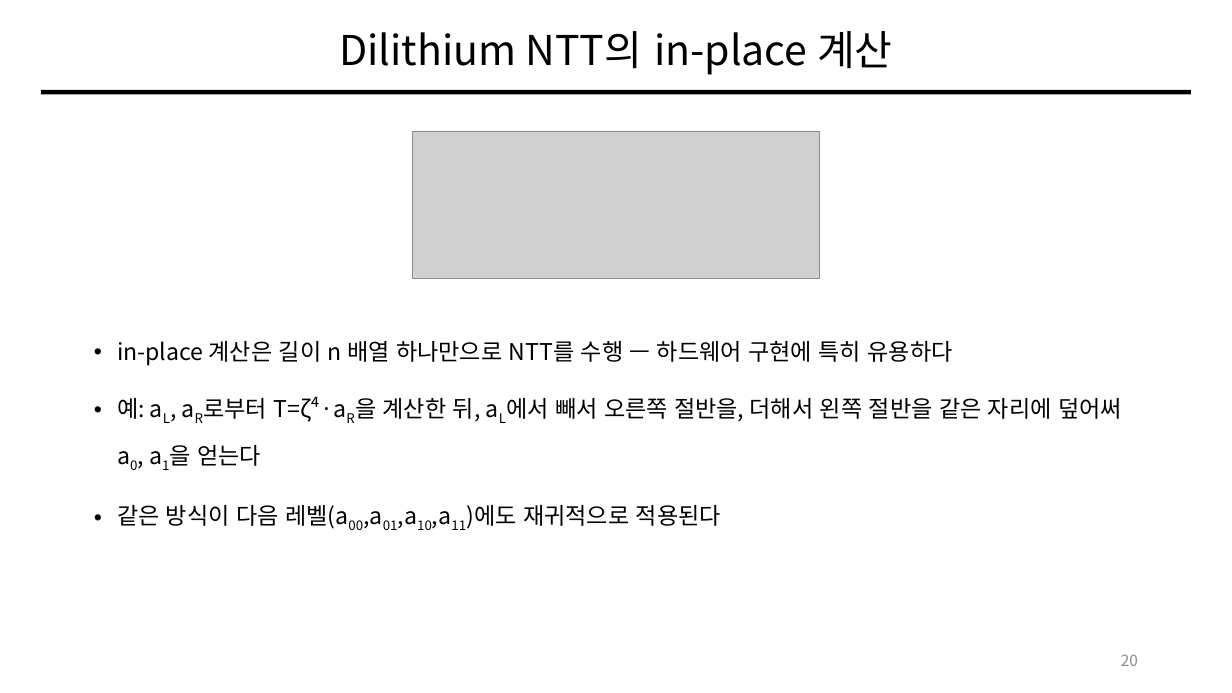
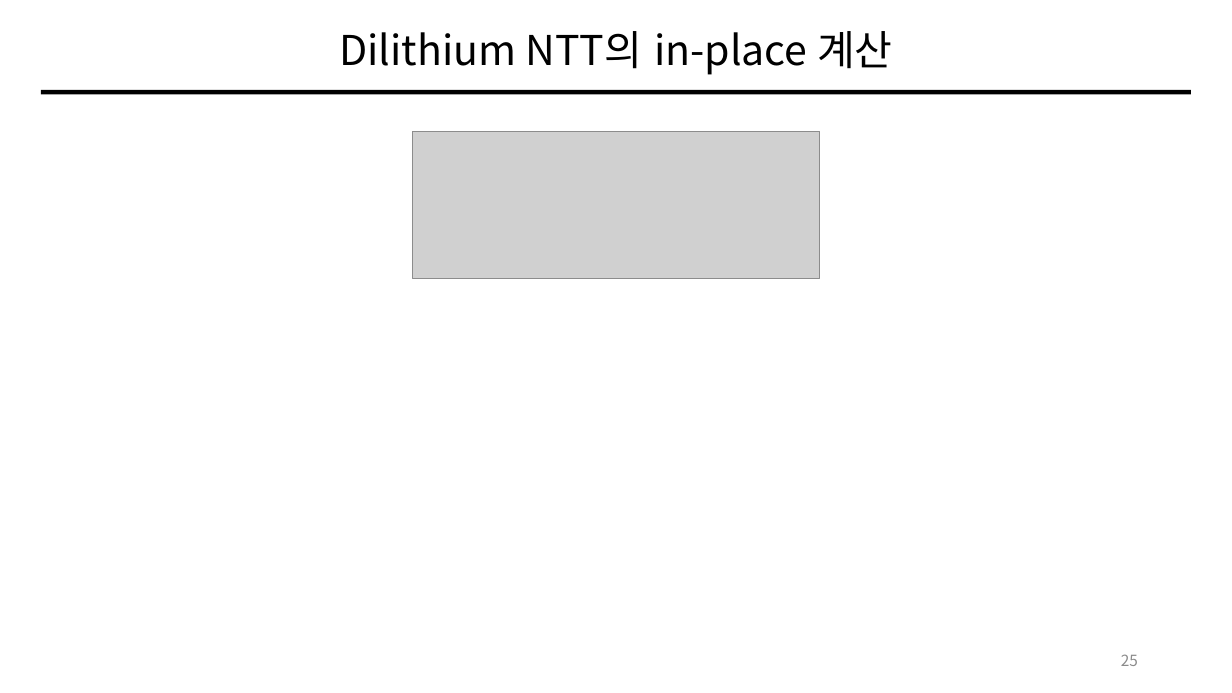
Before and after one commit to giyuubin/PQC, a slide deck: slide 25 of presentation/0828_13_Number-Theoretic-Transform.pptx (slide 20 before the commit). Drawn at 1232x693 pixels with LibreOffice and Linux fonts; fonts in the diff are those of the drawing; grey boxes stand for pictures. Boxes give left, top, right and bottom in pixels: in the first picture for what was removed or moved away, otherwise in the second. Text is boxed around its words. In the diff, an @@ line names an element or a change of style, - is before the commit and + after.

```diff
--- a/presentation/0828_13_Number-Theoretic-Transform.pptx
+++ b/presentation/0828_13_Number-Theoretic-Transform.pptx
@@ text removed at (117, 341, 1122, 529) @@
-• in-place 계산은 길이 n 배열 하나만으로 NTT를 수행 — 하드웨어 구현에 특히 유용하다
-• 예: aL, aR로부터 T=ζ⁴·aR을 계산한 뒤, aL에서 빼서 오른쪽 절반을, 더해서 왼쪽 절반을 같은 자리에 덮어써 a0, a1을 얻는다
-• 같은 방식이 다음 레벨(a00,a01,a10,a11)에도 재귀적으로 적용된다
@@ page number at (1121, 654, 1138, 666): text changed @@
-20
+25
```
Also in this commit, not shown: 32 other slides changed, 9 slides added.
